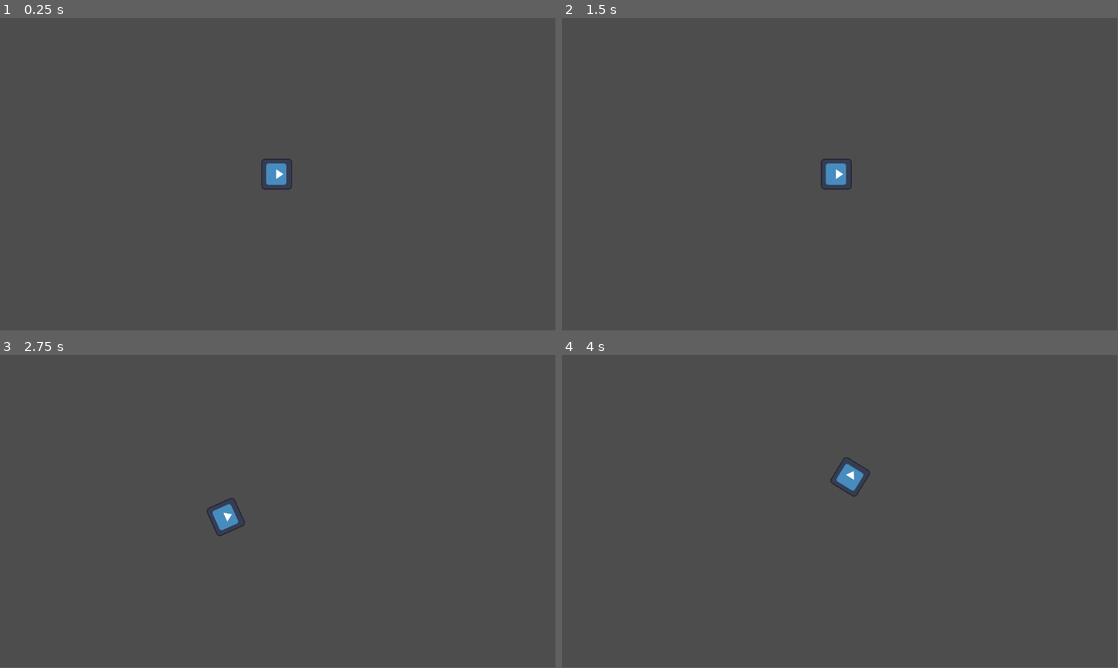
Above: before the commit, frames 1-4 (two rows, left to right).
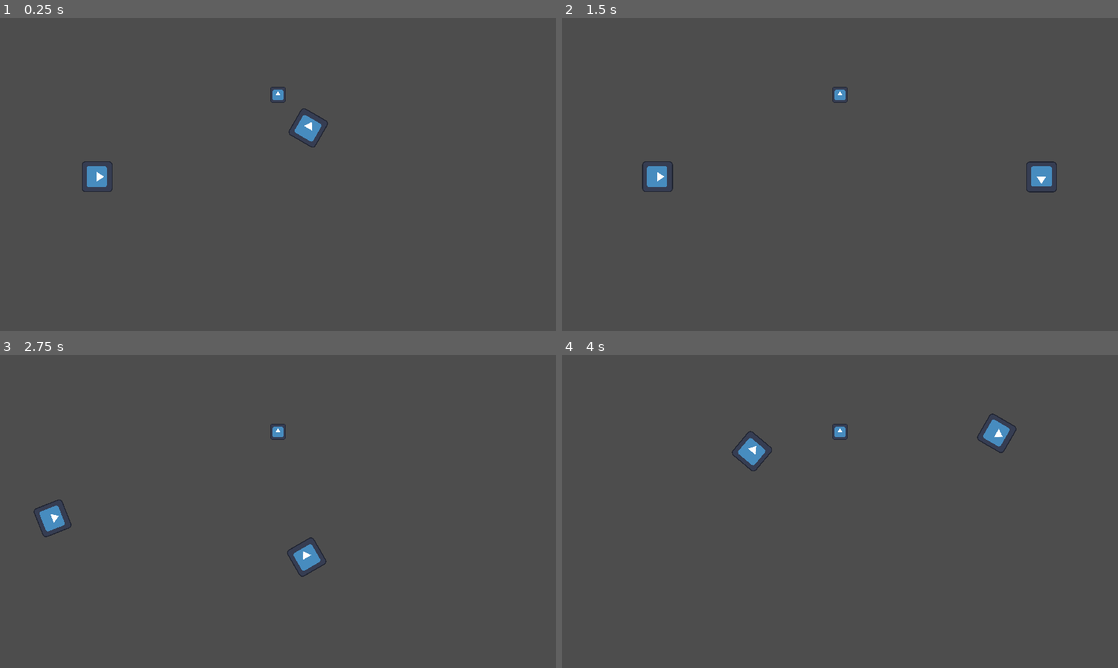
Above: after the commit, the same moments.

Repository: Schumert/Indy-500-The-Game
Game: Godot game, scene res://main.tscn
Same seed, same stepped clock (60 frames per second), same inputs: the game is played once before the commit and once after it. The engine's default icon, where the game draws it, is replaced by a stand-in: a white triangle on a blue panel in a dark square.
Inputs:
- Up to frame 1 (0.25 s): no input
- Up to frame 2 (1.5 s): hold D (steer_right) 0.53-1.28 s; hold S (brake) from 1.28 s (still down)
- Up to frame 3 (2.75 s): release S (brake) at 2.03 s; hold D (steer_right) from 2.03 s (still down)
- Up to frame 4 (4 s): release D (steer_right) at 2.78 s; hold W (accelerate) 2.78-3.53 s; hold A (steer_left) from 3.53 s (still down)
The window is 799x449 before the commit and 800x450 after it. Grey fills any space a smaller window leaves; there, only what the larger window draws over its background counts as a difference.

The runs differ from the first frame. In frame 1, 1.0% of the frame differs, in the area x 14-59%, y 22-56%; in frame 2, 1.1%, in the area x 14-89%, y 22-56%; in frame 3, 1.0%; in frame 4, 1.0%.

Commit message:
primitive hand brake function
hand brake is added but is a bare bones

Diff:
--- /dev/null
+++ b/coin.gd
@@ -0,0 +1,21 @@
+extends Node
+
+
+func _ready():
+	pass
+
+
+
+func _on_body_entered(body:Node2D):
+	if body.collision_layer == 2:
+		spawn_new_one()
+
+func spawn_new_one():
+
+	var x_pos:float
+	var y_pos:float
+	var rng = RandomNumberGenerator.new()
+	x_pos = rng.randi_range(-1000, 1000)
+	y_pos = rng.randi_range(-600, 600)
+
+	self.position = Vector2(x_pos, y_pos)
--- /dev/null
+++ b/coin.tscn
@@ -0,0 +1,22 @@
+[gd_scene load_steps=4 format=3 uid="uid://djulrogttefkq"]
+
+[ext_resource type="Texture2D" uid="uid://det01epi5bvul" path="res://icon.svg" id="1_kys5m"]
+[ext_resource type="Script" path="res://coin.gd" id="1_qais1"]
+
+[sub_resource type="RectangleShape2D" id="RectangleShape2D_gtyhj"]
+size = Vector2(128, 128)
+
+[node name="coin" type="Area2D"]
+position = Vector2(0, -330)
+scale = Vector2(0.5, 0.5)
+collision_layer = 8
+collision_mask = 2
+script = ExtResource("1_qais1")
+
+[node name="Node2D" type="Sprite2D" parent="."]
+texture = ExtResource("1_kys5m")
+
+[node name="CollisionShape2D" type="CollisionShape2D" parent="."]
+shape = SubResource("RectangleShape2D_gtyhj")
+
+[connection signal="body_entered" from="." to="." method="_on_body_entered"]
--- a/main.tscn
+++ b/main.tscn
@@ -1,12 +1,67 @@
-[gd_scene load_steps=2 format=3 uid="uid://bt1j304qy5pj5"]
+[gd_scene load_steps=10 format=3 uid="uid://bt1j304qy5pj5"]
 
 [ext_resource type="PackedScene" uid="uid://di0d4ko6gr7oj" path="res://car.tscn" id="1_g2ska"]
+[ext_resource type="Script" path="res://obstacle.gd" id="1_qk6qu"]
+[ext_resource type="Texture2D" uid="uid://det01epi5bvul" path="res://icon.svg" id="2_lcfit"]
+[ext_resource type="PackedScene" uid="uid://djulrogttefkq" path="res://coin.tscn" id="2_qguqs"]
+
+[sub_resource type="RectangleShape2D" id="RectangleShape2D_1brsq"]
+size = Vector2(127.5, 127)
+
+[sub_resource type="WorldBoundaryShape2D" id="WorldBoundaryShape2D_a60i5"]
+
+[sub_resource type="WorldBoundaryShape2D" id="WorldBoundaryShape2D_moh20"]
+normal = Vector2(0, 1)
+
+[sub_resource type="WorldBoundaryShape2D" id="WorldBoundaryShape2D_fqtsp"]
+normal = Vector2(1, 0)
+
+[sub_resource type="WorldBoundaryShape2D" id="WorldBoundaryShape2D_v5dax"]
+normal = Vector2(-1, 0)
 
 [node name="main" type="Node2D"]
+
+[node name="obstacle" type="Area2D" parent="."]
+position = Vector2(71, -3)
+collision_layer = 4
+collision_mask = 2
+script = ExtResource("1_qk6qu")
+
+[node name="Sprite2D" type="Sprite2D" parent="obstacle"]
+texture = ExtResource("2_lcfit")
+
+[node name="CollisionShape2D" type="CollisionShape2D" parent="obstacle"]
+position = Vector2(0.25, 0)
+shape = SubResource("RectangleShape2D_1brsq")
+
+[node name="coin" parent="." instance=ExtResource("2_qguqs")]
 
 [node name="Camera2D" type="Camera2D" parent="."]
 ignore_rotation = false
 zoom = Vector2(0.5, 0.5)
 
 [node name="Car" parent="." instance=ExtResource("1_g2ska")]
-position = Vector2(-4, 0)
+position = Vector2(-749, 9)
+collision_layer = 2
+collision_mask = 13
+motion_mode = 1
+
+[node name="wall" type="StaticBody2D" parent="."]
+position = Vector2(0, -428)
+collision_mask = 2
+
+[node name="CollisionShape2D" type="CollisionShape2D" parent="wall"]
+position = Vector2(44, 1076)
+shape = SubResource("WorldBoundaryShape2D_a60i5")
+
+[node name="CollisionShape2D3" type="CollisionShape2D" parent="wall"]
+position = Vector2(-2, -220)
+shape = SubResource("WorldBoundaryShape2D_moh20")
+
+[node name="CollisionShape2D2" type="CollisionShape2D" parent="wall"]
+position = Vector2(-1152, 424)
+shape = SubResource("WorldBoundaryShape2D_fqtsp")
+
+[node name="CollisionShape2D4" type="CollisionShape2D" parent="wall"]
+position = Vector2(1152, 424)
+shape = SubResource("WorldBoundaryShape2D_v5dax")
--- /dev/null
+++ b/obstacle.gd
@@ -0,0 +1,16 @@
+extends Area2D
+
+var speed = 800
+var angular_Speed = PI / 1.5
+
+
+# Called when the node enters the scene tree for the first time.
+func _ready():
+	pass # Replace with function body.
+
+
+# Called every frame. 'delta' is the elapsed time since the previous frame.
+func _process(delta):
+	rotation += angular_Speed * delta
+	var velocity = speed * Vector2.UP.rotated(rotation)
+	position += velocity * delta
--- a/project.godot
+++ b/project.godot
@@ -14,6 +14,10 @@
 run/main_scene="res://main.tscn"
 config/features=PackedStringArray("4.1", "GL Compatibility")
 config/icon="res://icon.svg"
+
+[display]
+
+window/stretch/mode="canvas_items"
 
 [dotnet]
 
@@ -45,8 +49,21 @@
 , Object(InputEventKey,"resource_local_to_scene":false,"resource_name":"","device":-1,"window_id":0,"alt_pressed":false,"shift_pressed":false,"ctrl_pressed":false,"meta_pressed":false,"pressed":false,"keycode":0,"physical_keycode":4194322,"key_label":0,"unicode":0,"echo":false,"script":null)
 ]
 }
+handbrake={
+"deadzone": 0.5,
+"events": [Object(InputEventKey,"resource_local_to_scene":false,"resource_name":"","device":-1,"window_id":0,"alt_pressed":false,"shift_pressed":false,"ctrl_pressed":false,"meta_pressed":false,"pressed":false,"keycode":0,"physical_keycode":32,"key_label":0,"unicode":32,"echo":false,"script":null)
+]
+}
+
+[layer_names]
+
+2d_physics/layer_1="walls"
+2d_physics/layer_2="player"
+2d_physics/layer_3="obstacles"
+2d_physics/layer_4="coins"
 
 [rendering]
 
+textures/canvas_textures/default_texture_filter=0
 renderer/rendering_method="gl_compatibility"
 renderer/rendering_method.mobile="gl_compatibility"
--- a/scripts/CarMovement.gd
+++ b/scripts/CarMovement.gd
@@ -5,13 +5,20 @@
 var acceleration = Vector2.ZERO
 var friction = -0.9
 var drag = -0.001
-var engine_power = 1000
+var engine_power = 2000
 var wheel_base = 70
-var braking = -450
-var max_speed_reverse = 250
+var braking = -50
+var max_speed_reverse = 450
 var slip_speed = 400
-var traction_fast = 0.01
+var traction_fast = 0.1
 var traction_slow = 0.7
+var traction_handbrake = 0.005
+
+var handbraking_slow = -500
+var handbraking_fast = -50
+var handbrake_speed = 400
+var handbrake:=false
+
 
 var steer_direction
 
@@ -29,17 +36,38 @@
 	velocity += acceleration * delta
 	move_and_slide()
 
+	#print(steer_angle)
+
 
 
 func get_input():
 	var turn = Input.get_action_strength("steer_right") - Input.get_action_strength("steer_left")
 
 	steer_direction = turn * deg_to_rad(steer_angle)
-
 	if Input.is_action_pressed("accelerate"):
 		acceleration = transform.x * engine_power
+	#only brake
 	if Input.is_action_pressed("brake"):
 		acceleration = transform.x * braking
+	#backwards motion
+	if Input.is_action_pressed("brake") and car_heading.dot(velocity.normalized()) < 0:
+		acceleration = transform.x * -400
+		#print("geri gidiyoruz")
+	#handbrake but car's sliding rather than slowing, it is slowing but very little.
+	if Input.is_action_pressed("handbrake") and velocity.length() > handbrake_speed:
+		handbrake = true
+		acceleration = transform.x * handbraking_fast
+	#Stops very fast
+	elif Input.is_action_pressed("handbrake"):
+		handbrake = true
+		#print("duruluyor")
+		if velocity >= Vector2.ZERO:
+			acceleration = transform.x * handbraking_slow
+		else:
+			acceleration = transform.x * -handbraking_slow
+
+	else:
+		handbrake = false
 
 func steering(delta):
 
@@ -49,15 +77,25 @@
 	back_wheel += velocity * delta
 	front_wheel += velocity.rotated(steer_direction) * delta
 
-	print("buu")
-	print( (Vector2(2,5) - Vector2(1,1)).normalized())
-	print("bi de bu")
-	print(atan2(front_wheel.y - back_wheel.y, front_wheel.x - back_wheel.x))
+	#print("buu")
+	#print( (Vector2(2,5) - Vector2(1,1)).normalized())
+	#print("bi de bu")
+	#print(atan2(front_wheel.y - back_wheel.y, front_wheel.x - back_wheel.x))
 
 	car_heading = (front_wheel - back_wheel).normalized()
+
 	var traction = traction_slow
+	steer_angle = 15
+
 	if velocity.length() > slip_speed:
 		traction = traction_fast
+		steer_angle = 7
+	if handbrake and velocity.length() > handbrake_speed:
+		steer_angle = 20
+		traction = traction_handbrake
+
+	print(traction)
+
 	var d = car_heading.dot(velocity.normalized())
 	if d > 0:
 		velocity = velocity.lerp(car_heading * velocity.length(), traction)
